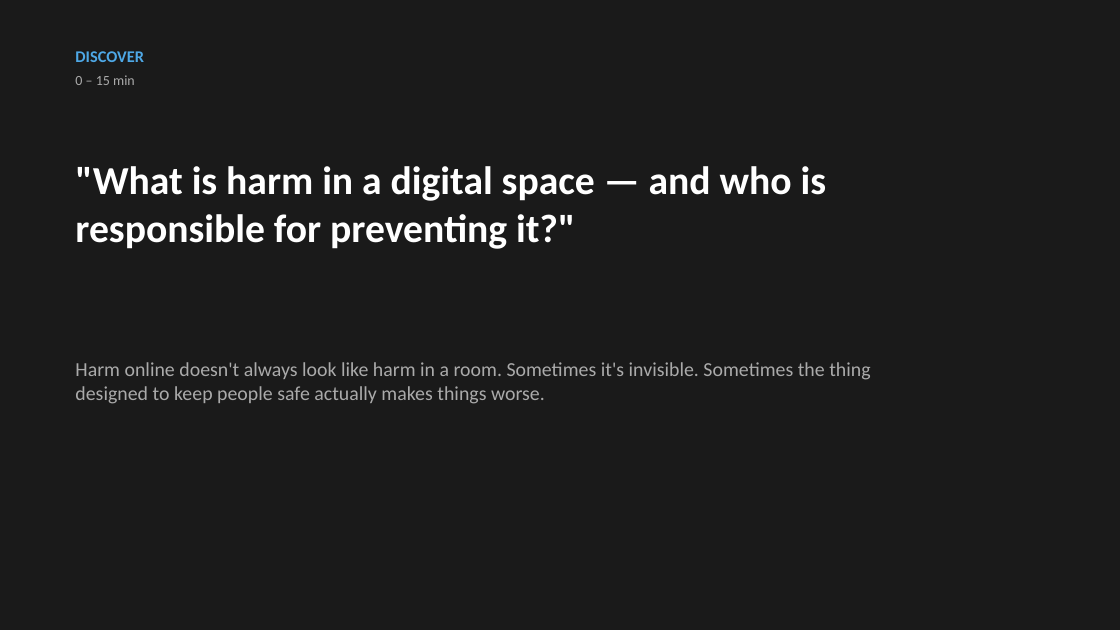
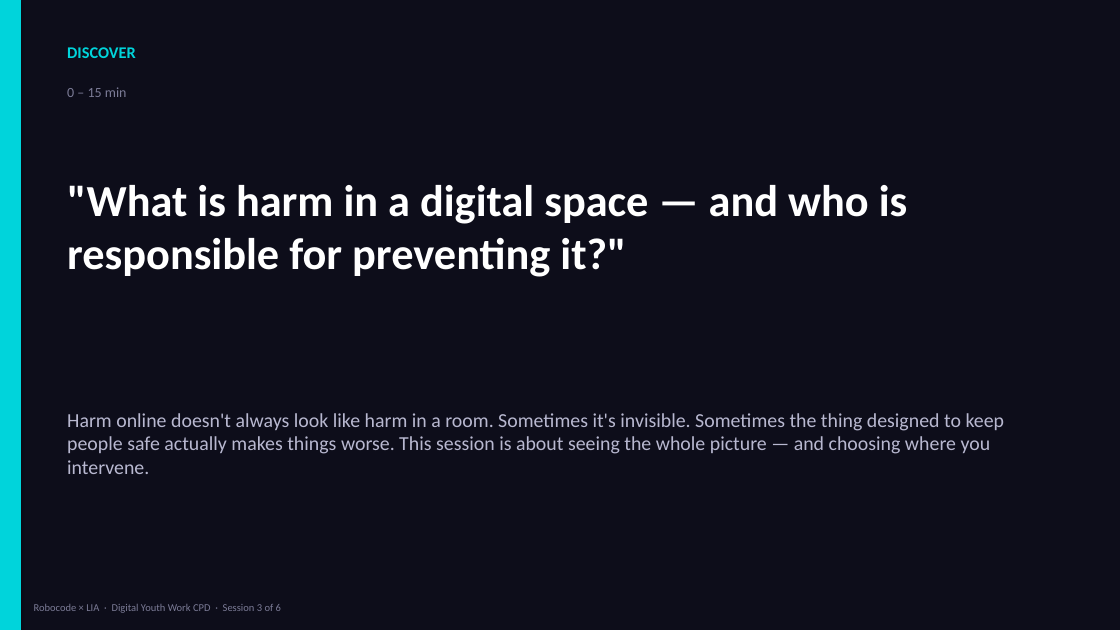
Before and after one commit to bh1ff/cpd-v2, a slide deck: slide 3 of assets/downloads/Session-3-Keeping-Young-People-Safe-Online.pptx (slide 2 before the commit). Drawn at 1120x630 pixels with LibreOffice and Linux fonts; fonts in the diff are those of the drawing. Boxes give left, top, right and bottom in pixels: in the first picture for what was removed or moved away, otherwise in the second. Text is boxed around its words. In the diff, an @@ line names an element or a change of style, - is before the commit and + after.

```diff
--- a/assets/downloads/Session-3-Keeping-Young-People-Safe-Online.pptx
+++ b/assets/downloads/Session-3-Keeping-Young-People-Safe-Online.pptx
@@ background #1A1A1A to #0D0D1A @@
@@ rectangle added at [0,0,21,630], fill #00D4DB @@
@@ text "DISCOVER" at [67,47,136,58]: text colour #4EA8E6 to #00D4DB @@
@@ text "0 – 15 min": place and size @@
-text "0 – 15 min" at [75,75,135,85]
+text "0 – 15 min" at [67,87,127,97]
@@ text "0 – 15 min" at [67,87,127,97]: text colour #AAAAAA to #7B7B96 @@
@@ text ""What is harm in a ...": place and size @@
-text ""What is harm in a ..." at [75,166,826,249]
+text ""What is harm in a ..." at [67,185,908,277]
@@ text ""What is harm in a ..." at [67,185,908,277]: size 34 to 38 pt @@
@@ text at [67,413,1005,474]: text changed; text colour #AAAAAA to #B8B8D0 @@
-Harm online doesn't always look like harm in a room. Sometimes it's invisible. Sometimes the thing designed to keep people safe actually makes things worse.
+Harm online doesn't always look like harm in a room. Sometimes it's invisible. Sometimes the thing designed to keep people safe actually makes things worse. This session is about seeing the whole picture — and choosing where you intervene.
@@ text added at [34,604,281,613], 9 pt, text #7B7B96 @@
+Robocode × LIA · Digital Youth Work CPD · Session 3 of 6
```
Also in this commit, not shown: 15 other slides changed, 16 slides added, 1 slide removed, 2 other files.
